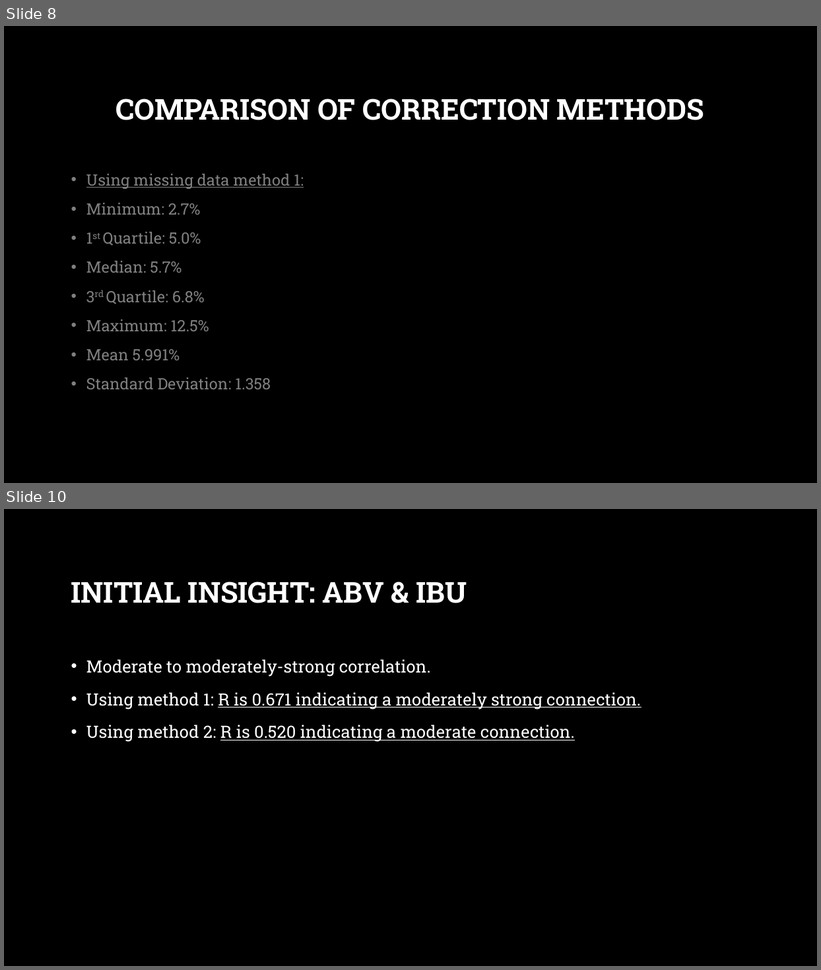
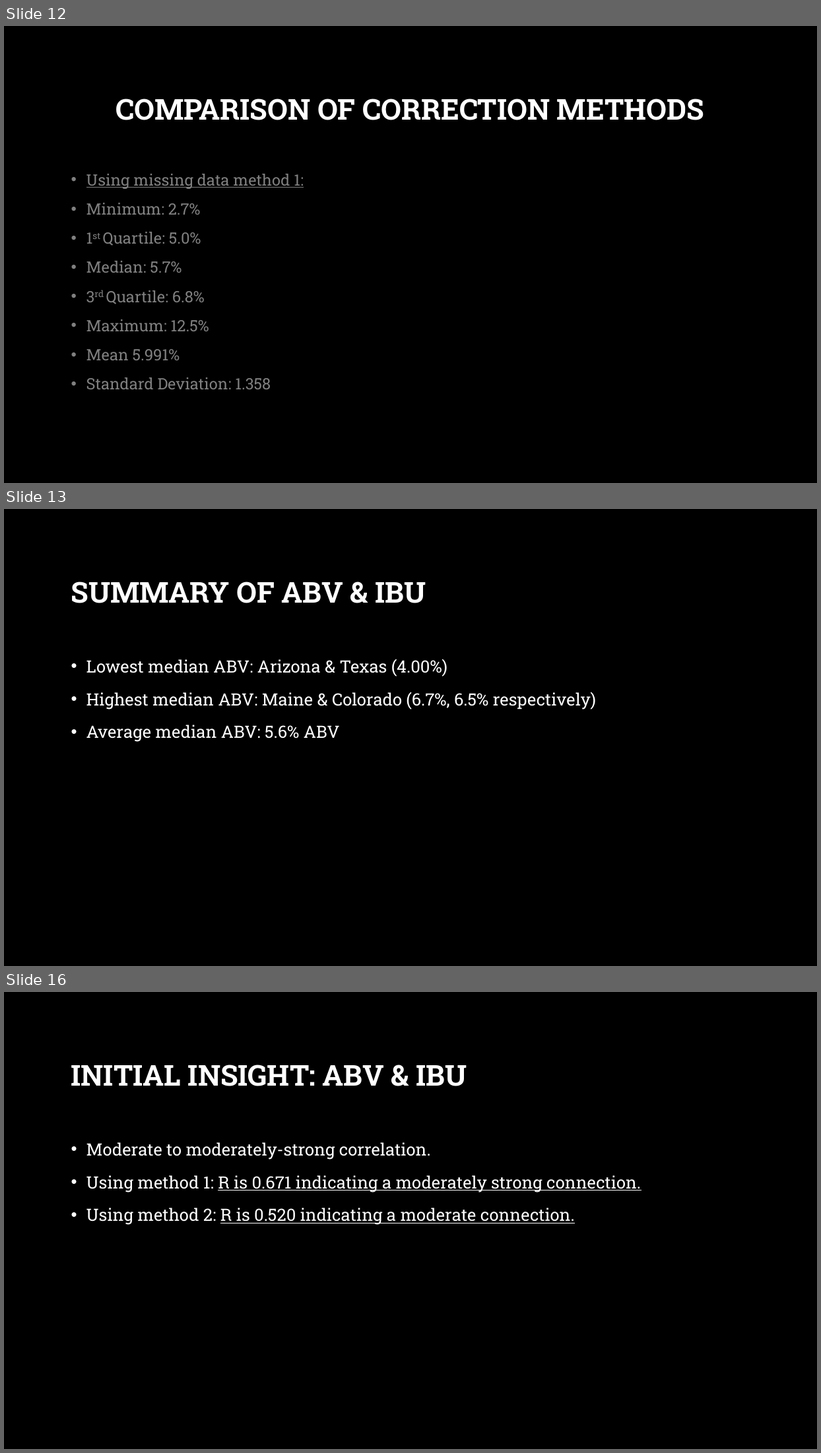
Before and after one commit to IndyD/MSDS-6306-case-study-1, a slide deck: Case Study – Budweiser Brewery Insights.pptx. Shown one above the other, each under a label of ours: slides 8 and 10 before the commit, slides 12, 13 and 16 after it; the slides between them are not shown. The pictures are 821x970 and 821x1453 pixels, drawn with LibreOffice and Linux fonts; fonts in the diff are those of the drawing; background and template pictures are left out. Boxes give left, top, right and bottom in pixels: in the first picture for what was removed or moved away, otherwise in the second. Text is boxed around its words. In the diff, an @@ line names an element or a change of style, - is before the commit and + after.

```diff
--- a/Case Study – Budweiser Brewery Insights.pptx
+++ b/Case Study – Budweiser Brewery Insights.pptx
@@ slide 13 added at box(4, 509, 817, 966), background picture (left out) @@
@@ title added at box(71, 582, 426, 603), 34 pt, text #FFFFFF, bold @@
+SUMMARY OF ABV & IBU
@@ text added at box(86, 659, 596, 742), 20 pt, text #FFFFFF @@
+• Lowest median ABV: Arizona & Texas (4.00%)
+• Highest median ABV: Maine & Colorado (6.7%, 6.5% respectively)
+• Average median ABV: 5.6% ABV
@@ what was slide 8 is now slide 12 @@
@@ what was slide 10 is now slide 16 @@
```
Also in this commit, not shown: 4 slides changed, 6 other slides added.
